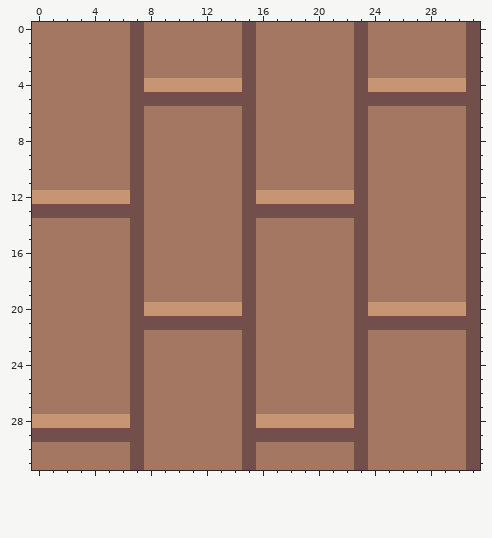
Two states of a pixel-art file, Assets/tilesets/floor_wooden.aseprite. That is the earlier state.
32x32 pixels, 1 frame.
The result:
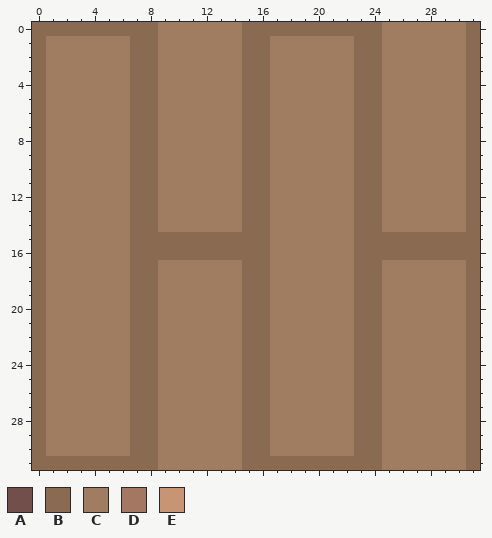
Palette (. is transparent): A #734f4b  B #8a6a50  C #a07d60  D #a47762  E #c89574
Changes in this commit:
layer "Layer 1" now hidden
Layer "Layer 2":
The author changed colour A to colour B in rows 0 to 4 at x 7, 15, 23 and 31; in row 5 at x 7 to 8, 15, 23 to 24 and 31; in rows 6 to 12 at x 7, 15, 23 and 31; in row 13 at x 0, 7, 15 to 16, 23 and 31; in rows 14 to 20 at x 7, 15, 23 and 31; in row 21 at x 7 to 8, 15, 23 to 24 and 31.
The author changed colour A to colour B in rows 22 to 28 at x 7, 15, 23 and 31; in row 29 at x 0, 7, 15 to 16, 23 and 31; in rows 30 to 31 at x 7, 15, 23 and 31.
The author changed colour D to colour B in row 0 at x 0 to 6, 8, 16 to 22 and 24; in rows 1 to 3 at x 0, 8, 16 and 24; in rows 4 to 5 at x 0 and 16; in rows 6 to 11 at x 0, 8, 16 and 24; in rows 12 to 13 at x 8 and 24; in row 14 at x 0, 8, 16 and 24.
The author changed colour D to colour B in rows 15 to 16 at x 0, 8 to 14, 16 and 24 to 30; in rows 17 to 19 at x 0, 8, 16 and 24; in rows 20 to 21 at x 0 and 16; in rows 22 to 27 at x 0, 8, 16 and 24; in rows 28 to 29 at x 8 and 24; in row 30 at x 0, 8, 16 and 24.
The author changed colour D to colour B in row 31 at x 0 to 6, 8, 16 to 22 and 24.
The author changed colour E to colour B in row 4 at x 8 and 24; in row 12 at x 0 and 16; in row 20 at x 8 and 24; in row 28 at x 0 and 16.
The author changed colour A to colour C in row 5 at x 9 to 14 and 25 to 30; in row 13 at x 1 to 6 and 17 to 22; in row 21 at x 9 to 14 and 25 to 30; in row 29 at x 1 to 6 and 17 to 22.
The author changed colour D to colour C in row 0 at x 9 to 14 and 25 to 30; in rows 1 to 3 at x 1 to 6, 9 to 14, 17 to 22 and 25 to 30; in rows 4 to 5 at x 1 to 6 and 17 to 22; in rows 6 to 11 at x 1 to 6, 9 to 14, 17 to 22 and 25 to 30; in rows 12 to 13 at x 9 to 14 and 25 to 30; in row 14 at x 1 to 6, 9 to 14, 17 to 22 and 25 to 30.
The author changed colour D to colour C in rows 15 to 16 at x 1 to 6 and 17 to 22; in rows 17 to 19 at x 1 to 6, 9 to 14, 17 to 22 and 25 to 30; in rows 20 to 21 at x 1 to 6 and 17 to 22; in rows 22 to 27 at x 1 to 6, 9 to 14, 17 to 22 and 25 to 30; in rows 28 to 29 at x 9 to 14 and 25 to 30; in row 30 at x 1 to 6, 9 to 14, 17 to 22 and 25 to 30.
The author changed colour D to colour C in row 31 at x 9 to 14 and 25 to 30.
The author changed colour E to colour C in row 4 at x 9 to 14 and 25 to 30; in row 12 at x 1 to 6 and 17 to 22; in row 20 at x 9 to 14 and 25 to 30; in row 28 at x 1 to 6 and 17 to 22.
Boxes around the changes in both pictures, in picture pixels (x1, y1, x2, y2):
changed: (32, 22, 480, 470)
